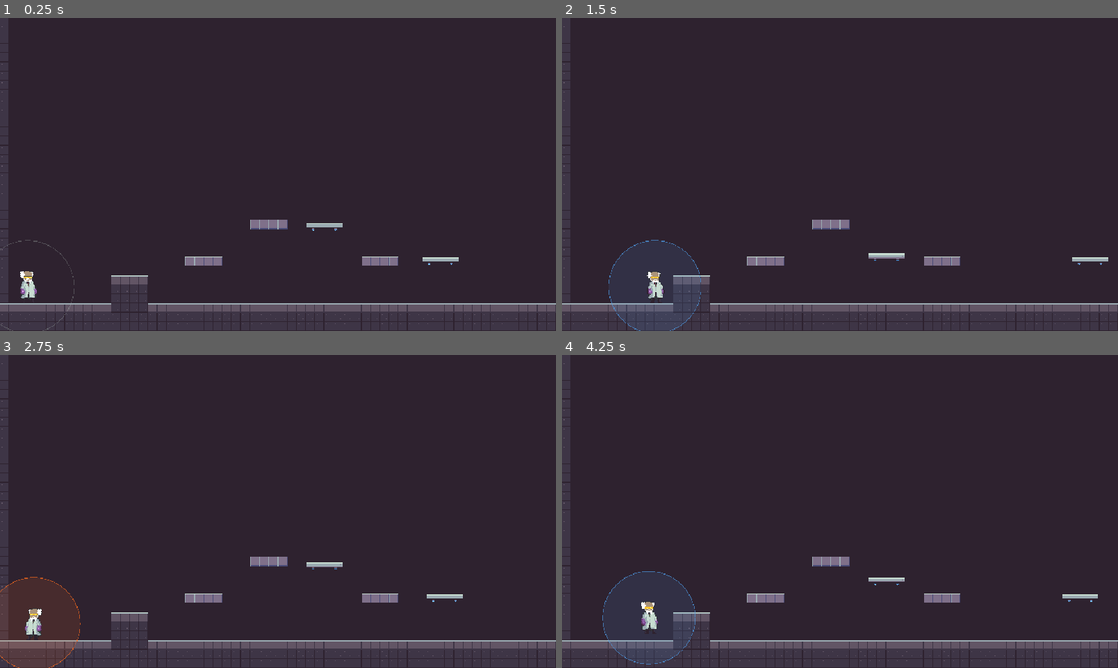
Above: before the commit, frames 1-4 (two rows, left to right).
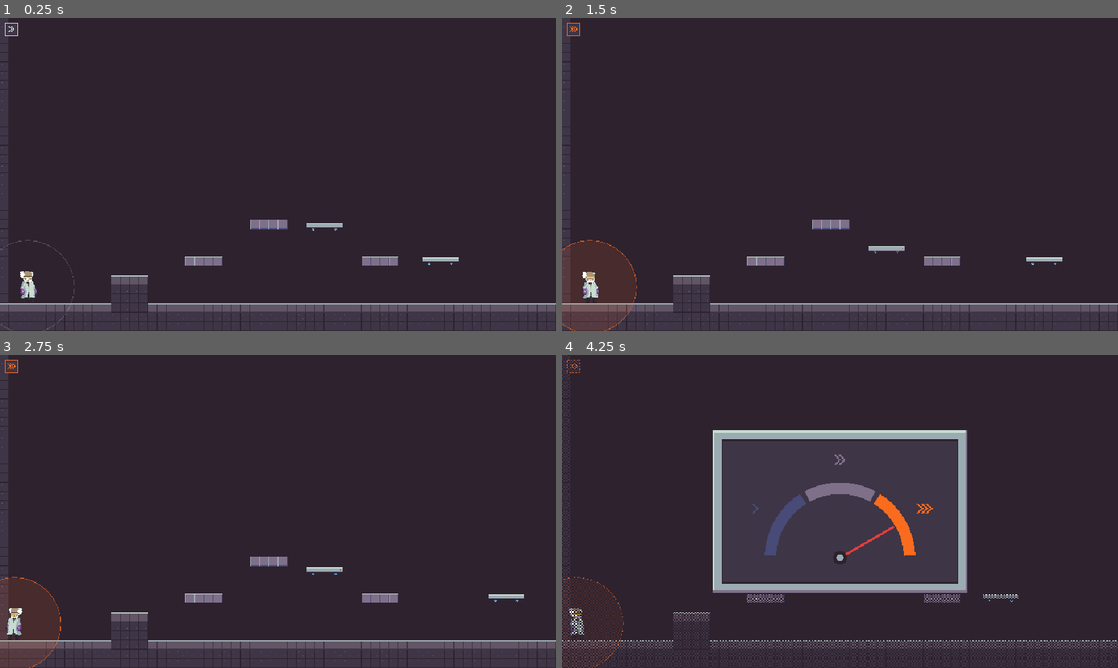
Above: after the commit, the same moments.

Repository: Nidrakon/game-off-2026
Game: Godot game, scene res://scenes/test/test_level.tscn
Two runs of this game, one before a commit and one after it. Both use one fixed random seed, a clock stepped at 60 frames per second and the inputs below.
Inputs (mouse positions are in pixels of both pictures, inside the frame that each line leads up to):
- Up to frame 1 (0.25 s): no input
- Up to frame 2 (1.5 s): move the mouse to (962, 158) at 0.52 s; hold D (move_right) 0.53-1.25 s; hold Shift (time_shifter_panel, bound only after the commit) 0.53-1.25 s; click (962, 158) at 0.67 s; tap Space (jump) at 0.77 s; tap 1 at 0.8 s; drag from (728, 190) to (812, 237) at 1.27 s
- Up to frame 3 (2.75 s): move the mouse to (333, 442) at 2.02 s; hold A (move_left) from 2.03 s (still down); tap 2 at 2.1 s; click (333, 442) at 2.17 s; tap 3 at 2.3 s
- Up to frame 4 (4.25 s): release A (move_left) at 2.75 s; drag from (812, 574) to (673, 464) at 2.77 s; move the mouse to (1006, 558) at 3.52 s; hold D (move_right) from 3.53 s (still down); hold Shift (time_shifter_panel, bound only after the commit) from 3.53 s (still down); click (1006, 558) at 3.67 s; tap Space (jump) at 3.77 s; tap 1 at 3.8 s

The runs differ from the first frame. In frame 1, less than 0.1% of the frame differs, in the area x 0-4%, y 1-6%; in frame 2, 2.2%; in frame 3, 1.7%; in frame 4, 8.9%, in the area x 0-100%, y 1-100%.

Commit message:
Step 6: Time shifter control panel with time gauge (v0.12)
Co-Authored-By: Claude Opus 5.5 <noreply@anthropic.com>

Diff:
--- a/project.godot
+++ b/project.godot
@@ -89,6 +89,27 @@
 "script": null
 )]
 }
+time_shifter_panel={
+"deadzone": 0.2,
+"events": [Object(InputEventKey,
+"resource_local_to_scene": false,
+"resource_name": "",
+"device": -1,
+"window_id": 0,
+"alt_pressed": false,
+"shift_pressed": false,
+"ctrl_pressed": false,
+"meta_pressed": false,
+"pressed": false,
+"keycode": 0,
+"physical_keycode": 4194325,
+"key_label": 0,
+"unicode": 0,
+"location": 0,
+"echo": false,
+"script": null
+)]
+}
 
 [layer_names]
 
--- a/scenes/test/test_level.tscn
+++ b/scenes/test/test_level.tscn
@@ -5,7 +5,8 @@
 [ext_resource type="Script" path="res://scripts/camera/level_camera.gd" id="3_ipv86"]
 [ext_resource type="PackedScene" path="res://scenes/objects/light_barrier.tscn" id="3_mr7is"]
 [ext_resource type="PackedScene" path="res://scenes/objects/flying_platform.tscn" id="4_rk3gu"]
-[ext_resource type="Script" path="res://scripts/test/time_stage_test_keys.gd" id="8_hsfnj"]
+[ext_resource type="PackedScene" path="res://scenes/ui/time_stage_indicator.tscn" id="8_indic"]
+[ext_resource type="PackedScene" path="res://scenes/ui/time_shifter_panel.tscn" id="9_panel"]
 
 [node name="TestLevel" type="Node2D" unique_id=442466204]
 
@@ -50,6 +51,6 @@
 script = ExtResource("3_ipv86")
 target = NodePath("../Professor")
 
-[node name="TimeStageTestKeys" type="Node" parent="." unique_id=845247431 node_paths=PackedStringArray("bubble")]
-script = ExtResource("8_hsfnj")
-bubble = NodePath("../Professor/TimeBubble")
+[node name="TimeStageIndicator" parent="." instance=ExtResource("8_indic")]
+
+[node name="TimeShifterPanel" parent="." instance=ExtResource("9_panel")]
--- /dev/null
+++ b/scenes/ui/time_shifter_panel.tscn
@@ -0,0 +1,35 @@
+[gd_scene load_steps=4 format=3]
+
+[ext_resource type="Script" path="res://scripts/ui/time_shifter_panel.gd" id="1_panel"]
+[ext_resource type="Texture2D" path="res://graphics/ui/ui_dither_dark.png" id="2_dither"]
+[ext_resource type="Script" path="res://scripts/ui/time_gauge.gd" id="3_gauge"]
+
+[node name="TimeShifterPanel" type="CanvasLayer"]
+process_mode = 3
+layer = 10
+script = ExtResource("1_panel")
+
+[node name="Dither" type="TextureRect" parent="."]
+anchors_preset = 15
+anchor_right = 1.0
+anchor_bottom = 1.0
+grow_horizontal = 2
+grow_vertical = 2
+mouse_filter = 2
+texture = ExtResource("2_dither")
+stretch_mode = 1
+
+[node name="Gauge" type="Control" parent="."]
+layout_mode = 3
+anchors_preset = 8
+anchor_left = 0.5
+anchor_top = 0.5
+anchor_right = 0.5
+anchor_bottom = 0.5
+offset_left = -224.0
+offset_top = -144.0
+offset_bottom = 0.0
+scale = Vector2(2, 2)
+grow_horizontal = 2
+grow_vertical = 2
+script = ExtResource("3_gauge")
--- /dev/null
+++ b/scenes/ui/time_stage_indicator.tscn
@@ -0,0 +1,17 @@
+[gd_scene load_steps=2 format=3]
+
+[ext_resource type="Script" path="res://scripts/ui/time_stage_indicator.gd" id="1_indicator"]
+
+[node name="TimeStageIndicator" type="CanvasLayer"]
+process_mode = 3
+layer = 5
+
+[node name="Badge" type="Control" parent="."]
+layout_mode = 3
+anchors_preset = 0
+offset_left = 8.0
+offset_top = 8.0
+offset_right = 32.0
+offset_bottom = 32.0
+mouse_filter = 2
+script = ExtResource("1_indicator")
--- a/scripts/test/time_stage_test_keys.gd
+++ /dev/null
@@ -1,20 +0,0 @@
-extends Node
-## Nur fuer das Testlevel: Zeitstufe mit den Tasten 1, 2, 3 umschalten
-## (1 = langsam, 2 = normal, 3 = schnell). Wird ersetzt durch das Bedienfeld
-## des Time Shifters (Schritt 6).
-
-## Die Zeitblase, die umgeschaltet wird.
-@export var bubble: TimeBubble
-
-
-func _unhandled_input(event: InputEvent) -> void:
-	var key := event as InputEventKey
-	if key == null or not key.pressed or key.echo:
-		return
-	match key.physical_keycode:
-		KEY_1:
-			bubble.stage = TimeBubble.Stage.SLOW
-		KEY_2:
-			bubble.stage = TimeBubble.Stage.NORMAL
-		KEY_3:
-			bubble.stage = TimeBubble.Stage.FAST
--- /dev/null
+++ b/scripts/ui/time_gauge.gd
@@ -0,0 +1,118 @@
+extends Control
+## Zeitregler im Bedienfeld, gestaltet wie eine Tankanzeige: drei feste
+## Stufen (links langsam, Mitte normal, rechts schnell). Mit der Maus auf
+## einen Bereich klicken oder die Nadel ziehen, um die Stufe zu waehlen.
+## Gezeichnet im Code, nur Farben der Palette (Doku 1.7).
+
+const ICONS := preload("res://graphics/ui/ui_time_stage_icons.png")
+
+# Masse (Pixel, bezogen auf die linke obere Ecke des Reglers).
+const PIVOT := Vector2(112, 112)
+const ARC_RADIUS := 60.0
+const ARC_WIDTH := 10.0
+const ICON_RADIUS := 84.0
+const NEEDLE_LENGTH := 54.0
+## Wie schnell die Nadel zur neuen Stufe schwenkt (Grad pro Sekunde).
+const NEEDLE_SPEED := 720.0
+## Winkel der Nadel je Stufe in Grad (270 = senkrecht nach oben).
+const STAGE_ANGLES := [210.0, 270.0, 330.0]
+
+# Farben aus der Palette.
+const COLOR_OUTLINE := Color("2e222f")
+const COLOR_BODY := Color("9babb2")
+const COLOR_LIGHT := Color("c7dcd0")
+const COLOR_SHADOW := Color("7f708a")
+const COLOR_FACE := Color("3e3546")
+const COLOR_NEEDLE := Color("e83b3b")
+## Farbe je Stufe: hell = gewaehlt, dunkel = nicht gewaehlt.
+const STAGE_BRIGHT := [Color("4d9be6"), Color("c7dcd0"), Color("fb6b1d")]
+const STAGE_DIM := [Color("484a77"), Color("7f708a"), Color("9e4539")]
+
+var _bubble: TimeBubble
+var _needle_angle := 270.0
+var _dragging := false
+
+
+func _ready() -> void:
+	mouse_filter = Control.MOUSE_FILTER_STOP
+
+
+func _process(delta: float) -> void:
+	var bubble := _find_bubble()
+	if bubble == null:
+		return
+	var target: float = STAGE_ANGLES[bubble.stage]
+	if not is_equal_approx(_needle_angle, target):
+		_needle_angle = move_toward(_needle_angle, target, NEEDLE_SPEED * delta)
+	queue_redraw()
+
+
+func _gui_input(event: InputEvent) -> void:
+	var button := event as InputEventMouseButton
+	if button and button.button_index == MOUSE_BUTTON_LEFT:
+		_dragging = button.pressed
+		if button.pressed:
+			_select_at(button.position)
+		accept_event()
+	elif event is InputEventMouseMotion and _dragging:
+		_select_at((event as InputEventMouseMotion).position)
+		accept_event()
+
+
+## Waehlt die Stufe, in deren Richtung die Maus vom Drehpunkt aus zeigt.
+func _select_at(local_position: Vector2) -> void:
+	var bubble := _find_bubble()
+	if bubble == null:
+		return
+	var offset := local_position - PIVOT
+	var degrees := fposmod(rad_to_deg(offset.angle()), 360.0)
+	# Unterhalb des Drehpunkts: links = langsam, rechts = schnell.
+	if offset.y > 0.0:
+		degrees = 180.0 if offset.x < 0.0 else 360.0
+	if degrees < 240.0:
+		bubble.stage = TimeBubble.Stage.SLOW
+	elif degrees < 300.0:
+		bubble.stage = TimeBubble.Stage.NORMAL
+	else:
+		bubble.stage = TimeBubble.Stage.FAST
+
+
+func _find_bubble() -> TimeBubble:
+	if not is_instance_valid(_bubble):
+		_bubble = get_tree().get_first_node_in_group(TimeBubble.GROUP) as TimeBubble
+	return _bubble
+
+
+func _draw() -> void:
+	var rect := Rect2(Vector2.ZERO, size)
+	# Gehaeuse mit Umriss, Lichtkante oben/links und Schatten unten/rechts.
+	draw_rect(rect, COLOR_OUTLINE)
+	draw_rect(rect.grow(-2), COLOR_SHADOW)
+	draw_rect(Rect2(2, 2, size.x - 6, size.y - 6), COLOR_LIGHT)
+	draw_rect(Rect2(4, 4, size.x - 8, size.y - 8), COLOR_BODY)
+	# Anzeigefenster
+	var face := Rect2(10, 10, size.x - 20, size.y - 20)
+	draw_rect(face, COLOR_OUTLINE)
+	draw_rect(face.grow(-1), COLOR_FACE)
+
+	var selected := -1
+	var bubble := _find_bubble()
+	if bubble:
+		selected = bubble.stage
+	for i in 3:
+		var color: Color = STAGE_BRIGHT[i] if i == selected else STAGE_DIM[i]
+		# Bogenstueck je Stufe (je 60 Grad, mit kleiner Luecke dazwischen).
+		var start := deg_to_rad(180.0 + i * 60.0 + 2.0)
+		var end := deg_to_rad(180.0 + (i + 1) * 60.0 - 2.0)
+		draw_arc(PIVOT, ARC_RADIUS, start, end, 24, color, ARC_WIDTH, false)
+		# Symbol der Stufe aussen am Bogen
+		var dir := Vector2.from_angle(deg_to_rad(STAGE_ANGLES[i]))
+		var icon_center := (PIVOT + dir * ICON_RADIUS).round()
+		draw_texture_rect_region(ICONS, Rect2(icon_center - Vector2(8, 8), Vector2(16, 16)),
+				Rect2(i * 16, 0, 16, 16), color)
+
+	# Nadel und Drehpunkt
+	var tip := PIVOT + Vector2.from_angle(deg_to_rad(_needle_angle)) * NEEDLE_LENGTH
+	draw_line(PIVOT, tip, COLOR_NEEDLE, 2.0, false)
+	draw_circle(PIVOT, 6.0, COLOR_OUTLINE, true, -1.0, false)
+	draw_circle(PIVOT, 3.0, COLOR_BODY, true, -1.0, false)
--- /dev/null
+++ b/scripts/ui/time_shifter_panel.gd
@@ -0,0 +1,27 @@
+extends CanvasLayer
+## Bedienfeld des Time Shifters ("Kupplung", Doku 2.2/2.3).
+## Solange Shift gehalten wird, ist das Bedienfeld sichtbar und das Spiel
+## pausiert. Laeuft auch waehrend der Pause (process_mode = Always).
+
+
+func _ready() -> void:
+	process_mode = Node.PROCESS_MODE_ALWAYS
+	_set_open(false)
+
+
+func _process(_delta: float) -> void:
+	var want_open := Input.is_action_pressed("time_shifter_panel")
+	if want_open != visible:
+		_set_open(want_open)
+
+
+func _notification(what: int) -> void:
+	# Fenster verliert den Fokus (z. B. Alt+Tab mit gehaltener Shift-Taste):
+	# Bedienfeld schliessen, damit das Spiel nicht pausiert haengen bleibt.
+	if what == NOTIFICATION_APPLICATION_FOCUS_OUT and visible:
+		_set_open(false)
+
+
+func _set_open(open: bool) -> void:
+	visible = open
+	get_tree().paused = open
--- /dev/null
+++ b/scripts/ui/time_stage_indicator.gd
@@ -0,0 +1,30 @@
+extends Control
+## Kleines Symbol oben links im Spiel: zeigt die aktuelle Zeitstufe
+## (1 Pfeil = langsam, 2 = normal, 3 = schnell) in der Farbe der Stufe.
+
+const ICONS := preload("res://graphics/ui/ui_time_stage_icons.png")
+const COLOR_OUTLINE := Color("2e222f")
+const COLOR_FACE := Color("3e3546")
+
+var _bubble: TimeBubble
+var _shown_stage := -1
+
+
+func _process(_delta: float) -> void:
+	if not is_instance_valid(_bubble):
+		_bubble = get_tree().get_first_node_in_group(TimeBubble.GROUP) as TimeBubble
+	if _bubble and _bubble.stage != _shown_stage:
+		_shown_stage = _bubble.stage
+		queue_redraw()
+
+
+func _draw() -> void:
+	if _bubble == null:
+		return
+	var color := _bubble.get_stage_color()
+	draw_rect(Rect2(Vector2.ZERO, size), COLOR_OUTLINE)
+	draw_rect(Rect2(1, 1, size.x - 2, size.y - 2), color)
+	draw_rect(Rect2(2, 2, size.x - 4, size.y - 4), COLOR_FACE)
+	var icon_pos := ((size - Vector2(16, 16)) * 0.5).round()
+	draw_texture_rect_region(ICONS, Rect2(icon_pos, Vector2(16, 16)),
+			Rect2(_shown_stage * 16, 0, 16, 16), color)
Binary file added: graphics/source/ui_dither_dark.aseprite
Binary file added: graphics/source/ui_time_stage_icons.aseprite
Binary file added: graphics/ui/ui_dither_dark.png
Not shown, added: graphics/ui/ui_dither_dark.png.import
Binary file added: graphics/ui/ui_time_stage_icons.png
Not shown, added: graphics/ui/ui_time_stage_icons.png.import
Not shown, removed: scripts/test/time_stage_test_keys.gd.uid
Not shown, added: scripts/ui/time_gauge.gd.uid
Not shown, added: scripts/ui/time_shifter_panel.gd.uid
Not shown, added: scripts/ui/time_stage_indicator.gd.uid
Not shown, changed: projektdokumentation.md
Not shown, changed: versionsprotokoll.md
